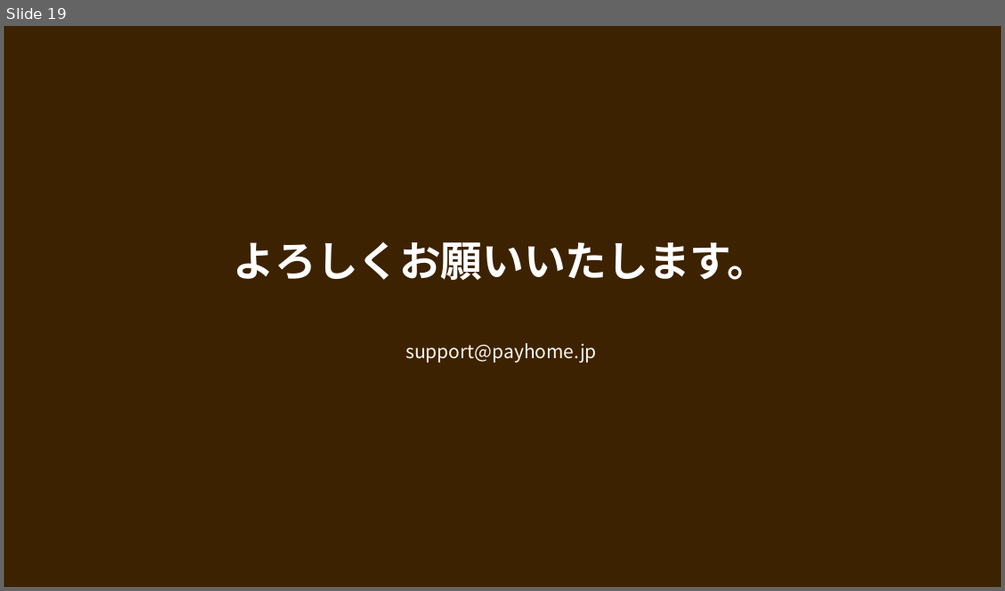
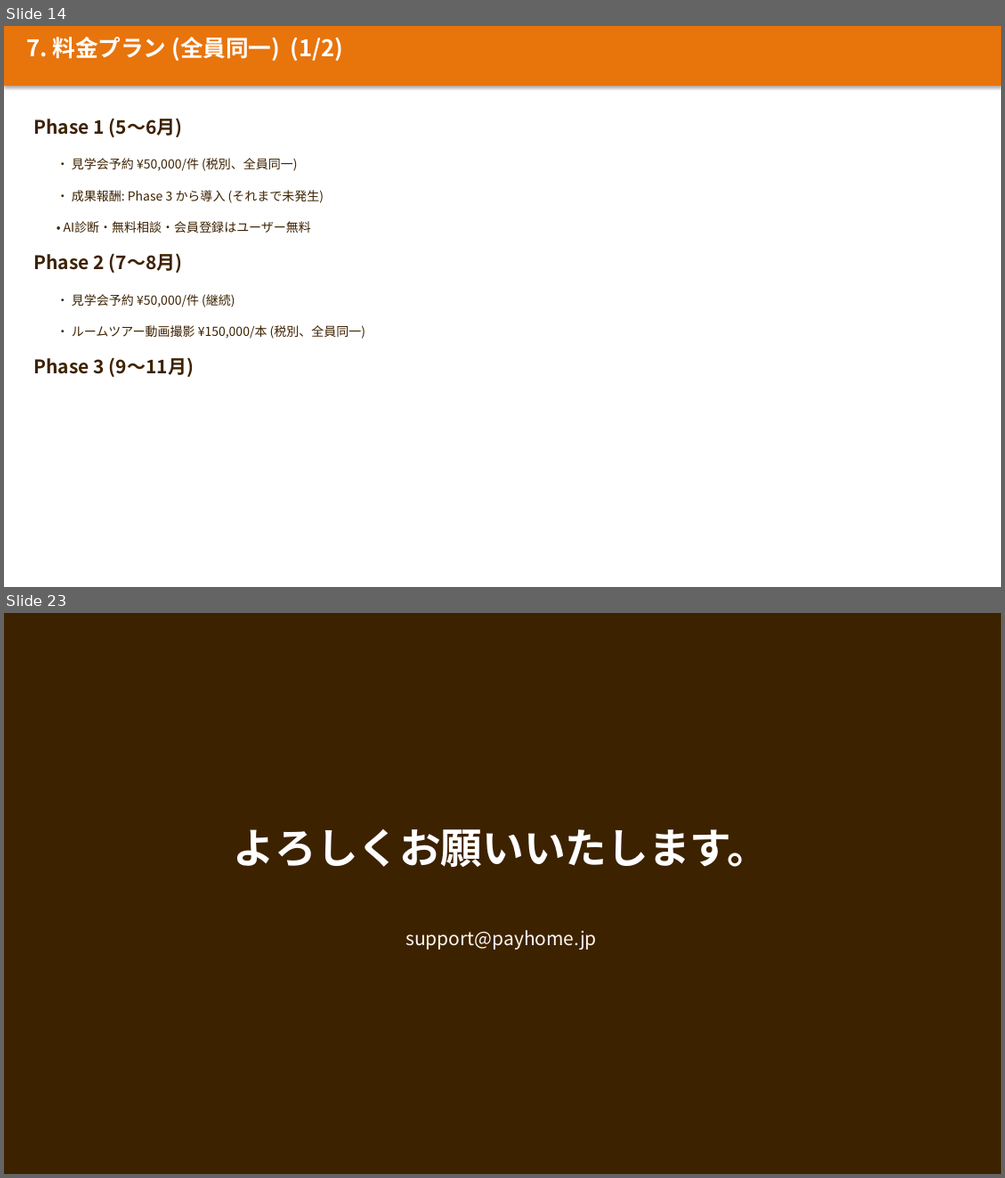
Before and after one commit to wazeka0412/payhome-next, a slide deck: docs/最新版/03_営業関係/工務店向け説明_MVP版.pptx. Shown one above the other, each under a label of ours: slide 19 before the commit, slides 14 and 23 after it; the slides between them are not shown. The pictures are 1005x591 and 1005x1178 pixels, drawn with LibreOffice and Linux fonts; fonts in the diff are those of the drawing. Boxes give left, top, right and bottom in pixels: in the first picture for what was removed or moved away, otherwise in the second. Text is boxed around its words. In the diff, an @@ line names an element or a change of style, - is before the commit and + after.

```diff
--- a/docs/最新版/03_営業関係/工務店向け説明_MVP版.pptx
+++ b/docs/最新版/03_営業関係/工務店向け説明_MVP版.pptx
@@ slide 14 added at (x1=4, y1=26, x2=1001, y2=587), background #FFFFFF @@
@@ rectangle added at (x1=4, y1=26, x2=1001, y2=86), fill #E8740C @@
@@ text added at (x1=26, y1=37, x2=344, y2=61), 22 pt, text #FFFFFF, bold @@
+7. 料金プラン (全員同一) (1/2)
@@ text added at (x1=34, y1=118, x2=183, y2=137), 18 pt, text #3D2200, bold @@
+Phase 1 (5〜6月)
@@ text added at (x1=72, y1=158, x2=297, y2=171), 12 pt, text #3D2200 @@
+• 見学会予約 ¥50,000/件 (税別、全員同一)
@@ text added at (x1=72, y1=190, x2=324, y2=203), 12 pt, text #3D2200 @@
+• 成果報酬: Phase 3 から導入 (それまで未発生)
@@ text added at (x1=64, y1=221, x2=311, y2=232), 12 pt, text #3D2200 @@
+• AI診断・無料相談・会員登録はユーザー無料
@@ text added at (x1=34, y1=253, x2=183, y2=273), 18 pt, text #3D2200, bold @@
+Phase 2 (7〜8月)
@@ text added at (x1=72, y1=294, x2=235, y2=307), 12 pt, text #3D2200 @@
+• 見学会予約 ¥50,000/件 (継続)
@@ text added at (x1=72, y1=325, x2=365, y2=338), 12 pt, text #3D2200 @@
+• ルームツアー動画撮影 ¥150,000/本 (税別、全員同一)
@@ text added at (x1=34, y1=357, x2=194, y2=377), 18 pt, text #3D2200, bold @@
+Phase 3 (9〜11月)
@@ what was slide 19 is now slide 23 @@
```
Also in this commit, not shown: 12 slides changed, 9 other slides added, 6 slides removed, 21 other files.
